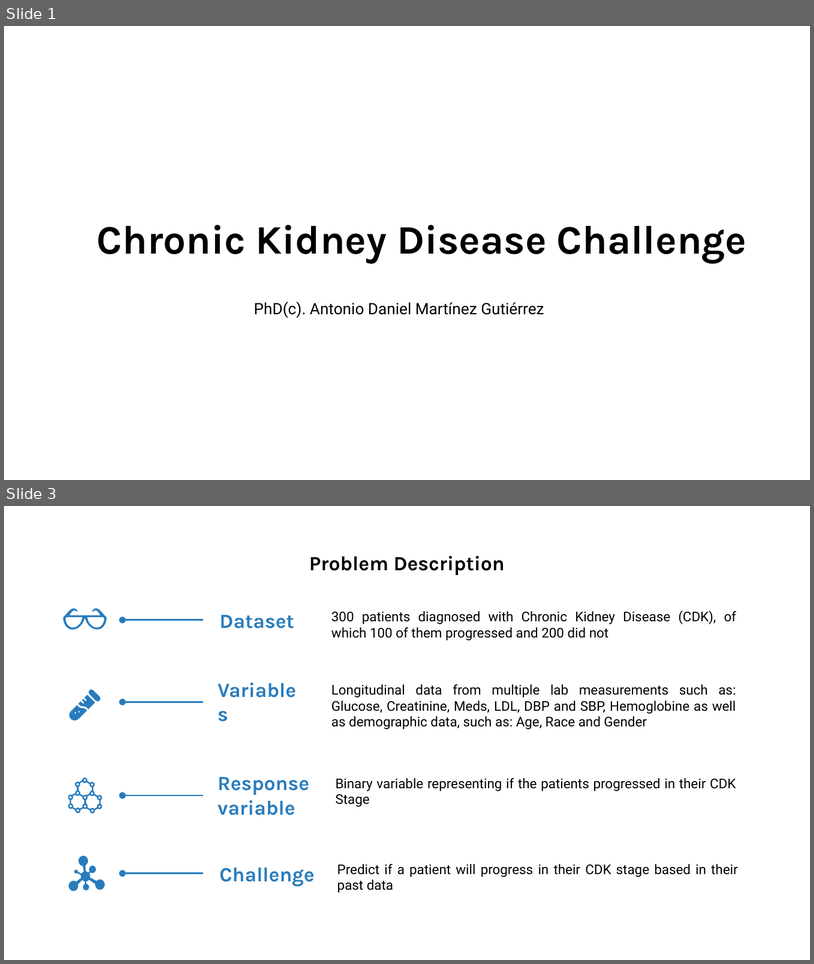
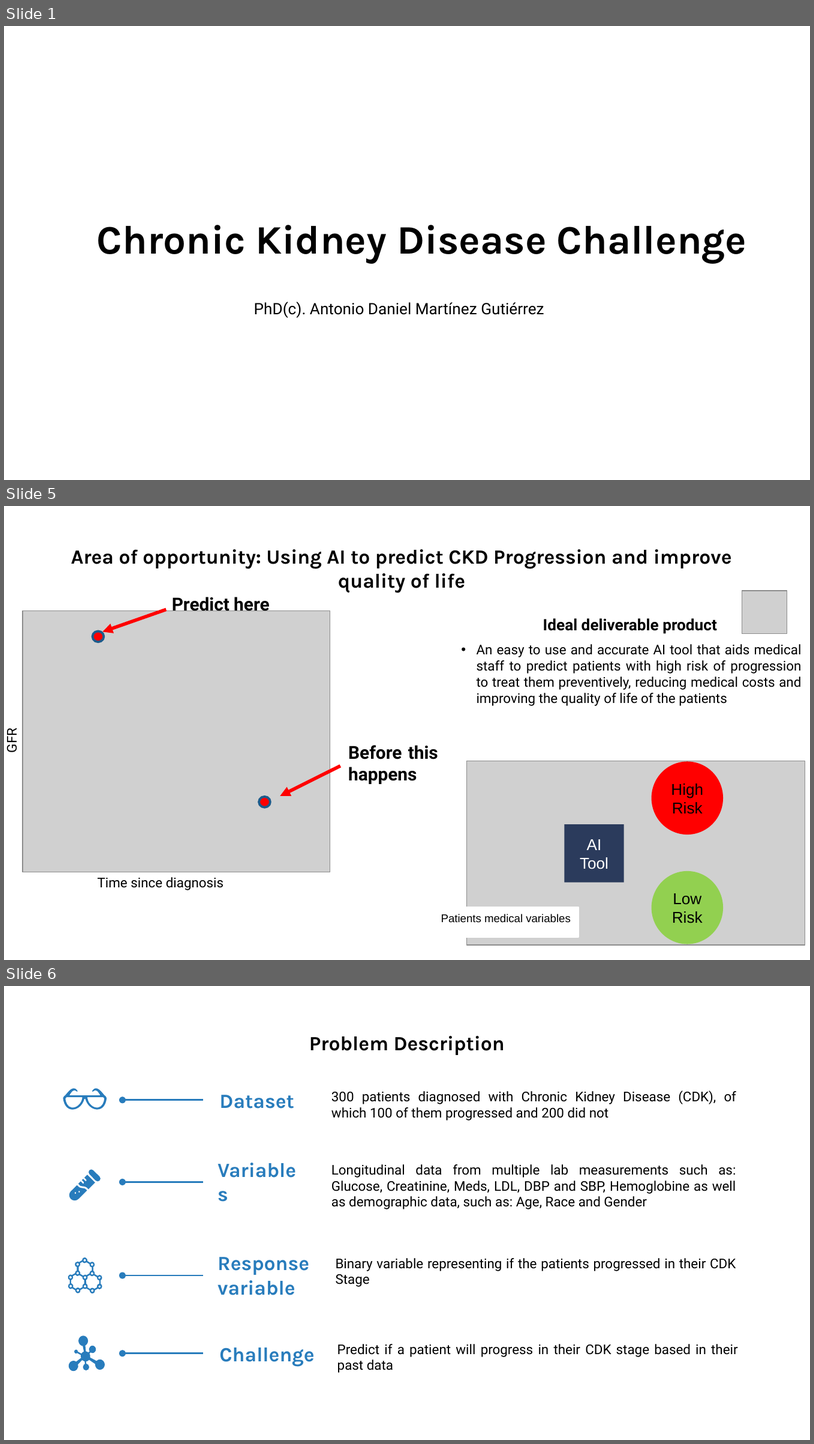
Before and after one commit to insomnium098/ChronicKidneyDiseaseChallenge, a slide deck: Slides.pptx. Shown one above the other, each under a label of ours: slides 1 and 3 before the commit, slides 1, 5 and 6 after it; the slides between them are not shown. The pictures are 814x964 and 814x1444 pixels, drawn with LibreOffice and Linux fonts; fonts in the diff are those of the drawing; grey boxes stand for pictures. Boxes give left, top, right and bottom in pixels: in the first picture for what was removed or moved away, otherwise in the second. Text is boxed around its words. In the diff, an @@ line names an element or a change of style, - is before the commit and + after.

```diff
--- a/Slides.pptx
+++ b/Slides.pptx
@@ slide 5 added at [4,506,810,960], background #FFFFFF @@
@@ text added at [71,549,732,593], 18 pt, text #000000, bold @@
+Area of opportunity: Using AI to predict CKD Progression and improve quality of life
@@ picture added at [742,591,787,634] @@
@@ text added at [543,618,717,634], 14 pt, text #000000, bold @@
+Ideal deliverable product
@@ text added at [477,644,802,706], 12 pt, text #000000 @@
+• An easy to use and accurate AI tool that aids medical staff to predict patients with high risk of progression to treat them preventively, reducing medical costs and improving the quality of life of the patients
@@ group added at [4,594,438,893]: 2 rounded rectangles, 2 arrows, 2 ellipses, 2 texts, 1 picture @@
+Time since diagnosis
+GFR
+Predict here
+Before this happens
@@ picture added at [467,761,806,945] @@
@@ ellipse added at [651,762,723,834], fill #FF0000, 14 pt, text #000000 @@
+High Risk
@@ rectangle added at [564,825,624,883], fill #2B3B5C, 14 pt, text #FFFFFF @@
+AI Tool
@@ ellipse added at [651,870,723,943], fill #92D050, 14 pt, text #000000 @@
+Low Risk
@@ rectangle added at [420,907,579,937], fill #FFFFFF, outline #FFFFFF 2 pt @@
@@ text added at [441,913,571,922], 10 pt, text #000000 @@
+Patients medical variables
@@ what was slide 3 is now slide 6 @@
```
Also in this commit, not shown: 5 slides changed, 3 other slides added, 2 other files.
